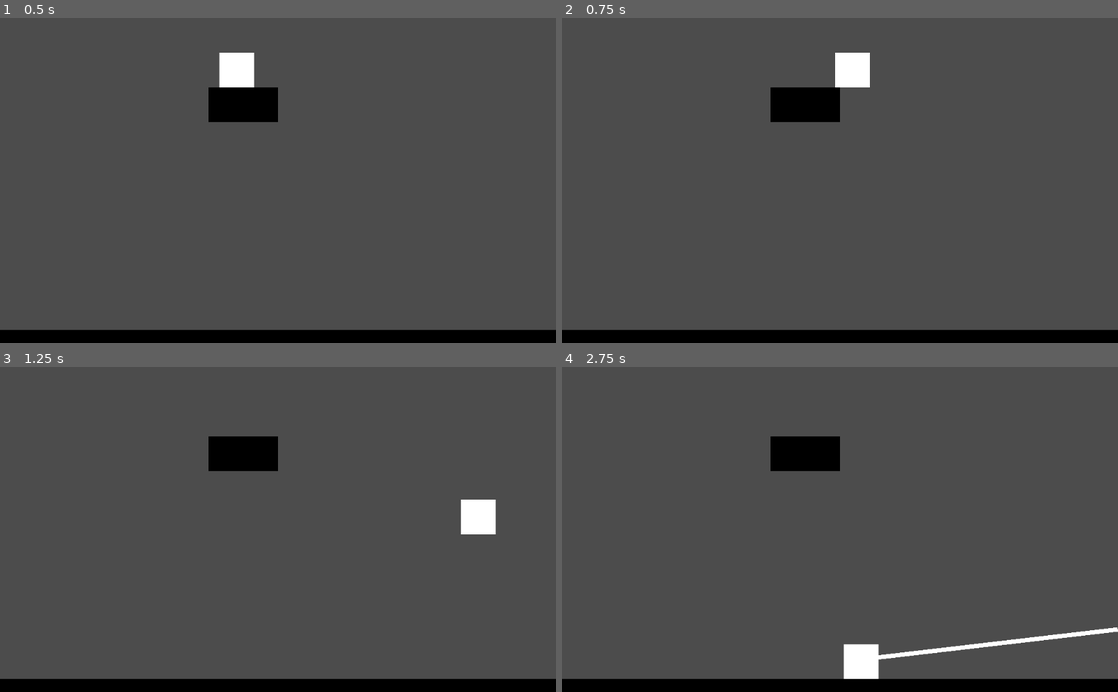
Above: before the commit, frames 1-4 (two rows, left to right).
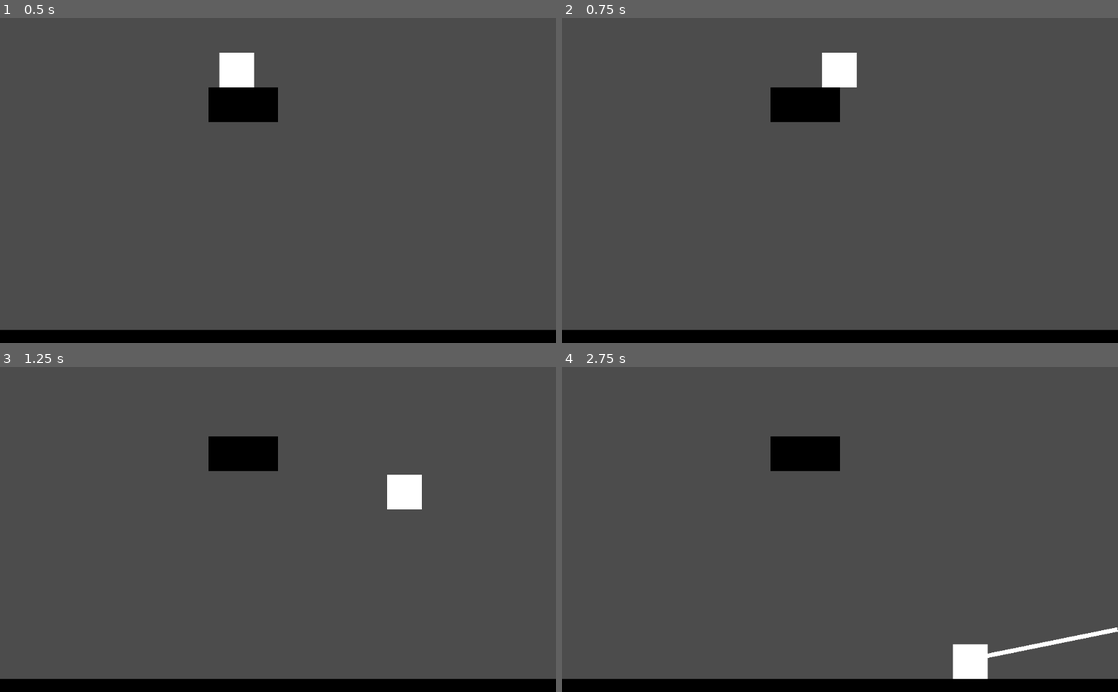
Above: after the commit, the same moments.

Repository: cjsweeten101/dws
Game: Godot game, scene res://Levels/TestingLevel.tscn
The game is run twice, just before and just after one commit, with the same random seed, the same clock (stepped at 60 frames per second) and the same inputs. The project has no main scene, so this scene is started directly.
Inputs:
- Up to frame 1 (0.5 s): no input
- Up to frame 2 (0.75 s): tap Enter (action) at 0.5 s; hold D (right) from 0.53 s (still down); hold Enter (action) from 0.53 s (still down)
- Up to frame 3 (1.25 s): keep holding D (right); keep holding Enter (action)
- Up to frame 4 (2.75 s): release Enter (action) at 1.28 s; tap Enter (action) at 1.35 s; release D (right) at 2.03 s; hold A (left) from 2.03 s (still down); hold Enter (action) from 2.03 s (still down)

Frame 1 is identical in both runs. In frame 2, 0.5% of the frame differs, in the area x 46-56%, y 10-22%; in frame 3, 1.3%; in frame 4, 2.1%, in the area x 50-100%, y 80-97%.

Commit message:
constant friction while on ground and air

Diff:
--- a/Player/Player.gd
+++ b/Player/Player.gd
@@ -34,9 +34,8 @@
 		grappled = false
 		$GrappleSprite.visible = false
 
-	if is_on_floor():
-		current_speed.x = lerp(current_speed.x, 0, ground_friction)
-	else:
+	current_speed.x = lerp(current_speed.x, 0, ground_friction)
+	if !is_on_floor():
 		current_speed += gravity
 
 	current_speed = move_and_slide(current_speed, UP)
